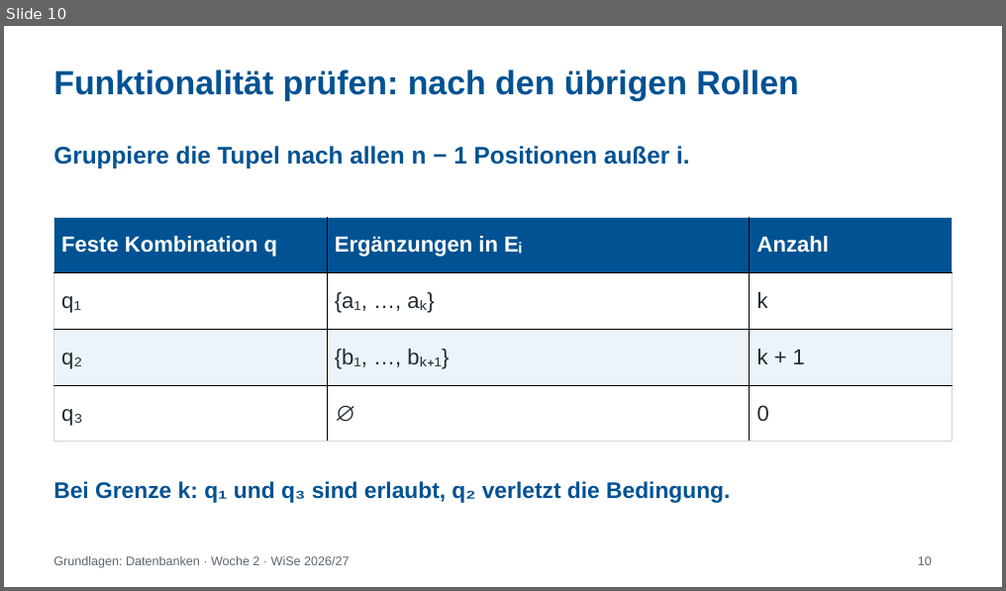
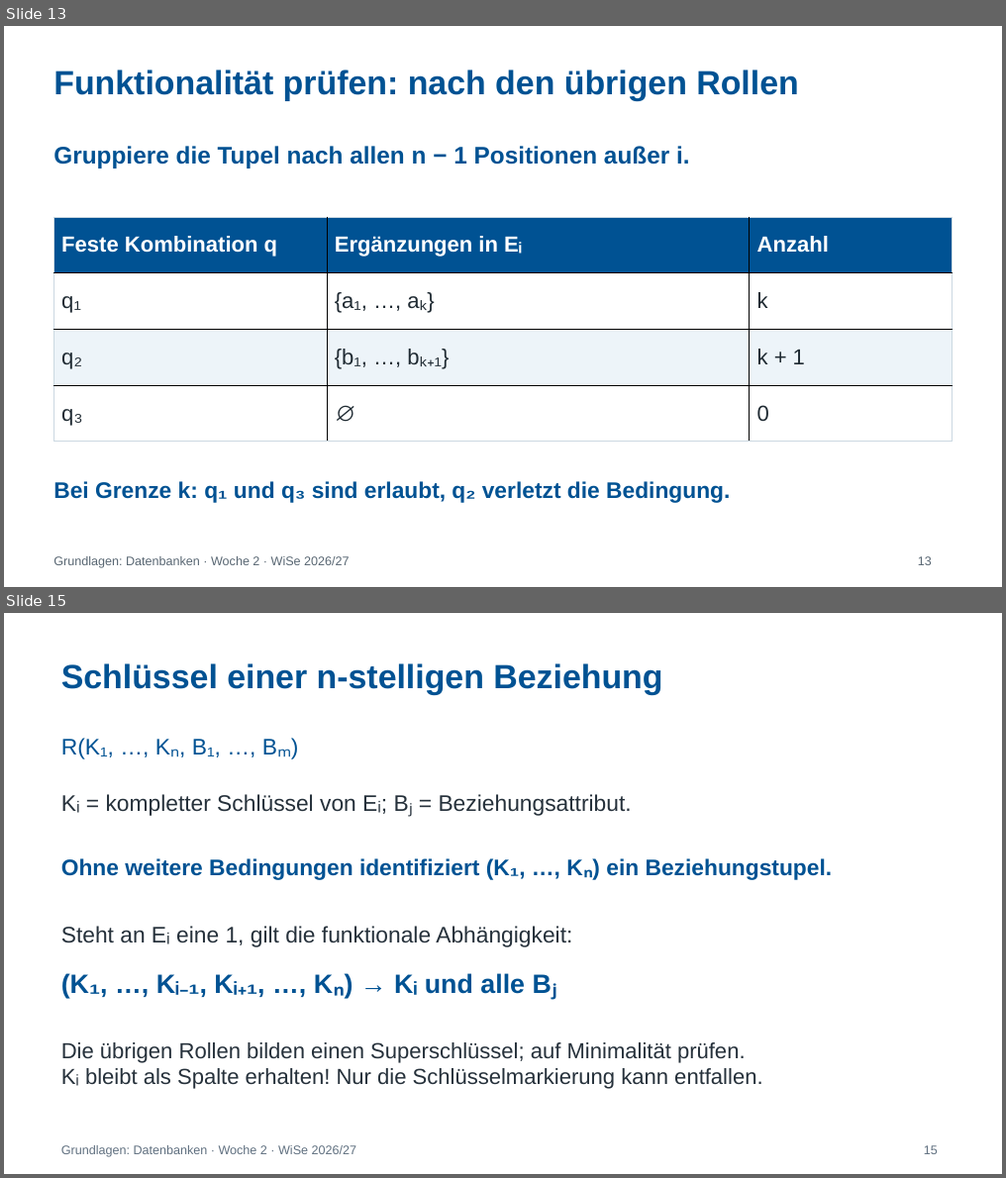
Before and after one commit to IlyaKats2005/GDB_2026-2027_Tutorium, a slide deck: folien/Woche_2_ER_Modell_Kardinalitaeten.pptx. Shown one above the other, each under a label of ours: slide 10 before the commit, slides 13 and 15 after it; the slides between them are not shown. The pictures are 1006x591 and 1006x1178 pixels, drawn with LibreOffice and Linux fonts; fonts in the diff are those of the drawing. Boxes give left, top, right and bottom in pixels: in the first picture for what was removed or moved away, otherwise in the second. Text is boxed around its words. In the diff, an @@ line names an element or a change of style, - is before the commit and + after.

```diff
--- a/folien/Woche_2_ER_Modell_Kardinalitaeten.pptx
+++ b/folien/Woche_2_ER_Modell_Kardinalitaeten.pptx
@@ slide 15 added at [4,613,1002,1174], background #FFFFFF @@
@@ text added at [61,663,662,695], 32.2 pt, text #005293, bold @@
+Schlüssel einer n-stelligen Beziehung
@@ text added at [61,738,221,760], 21.8 pt, text #005293 @@
+R(K₁, …, Kₙ, B₁, …, Bₘ)
@@ text added at [61,794,632,815], 21.8 pt, text #26313B @@
+Kᵢ = kompletter Schlüssel von Eᵢ; Bⱼ = Beziehungsattribut.
@@ text added at [61,859,833,879], 21.8 pt, text #005293, bold @@
+Ohne weitere Bedingungen identifiziert (K₁, …, Kₙ) ein Beziehungstupel.
@@ text added at [61,926,572,948], 21.8 pt, text #26313B @@
+Steht an Eᵢ eine 1, gilt die funktionale Abhängigkeit:
@@ text added at [61,973,525,999], 25.5 pt, text #005293, bold @@
+(K₁, …, Kᵢ₋₁, Kᵢ₊₁, …, Kₙ) → Kᵢ und alle Bⱼ
@@ text added at [61,1043,762,1089], 21 pt, text #26313B @@
+Die übrigen Rollen bilden einen Superschlüssel; auf Minimalität prüfen.
+Kᵢ bleibt als Spalte erhalten! Nur die Schlüsselmarkierung kann entfallen.
@@ text added at [61,1146,356,1157], 12 pt, text #607080 @@
+Grundlagen: Datenbanken · Woche 2 · WiSe 2026/27
@@ text added at [924,1146,938,1155], 12 pt, text #607080 @@
+15
@@ what was slide 10 is now slide 13 @@
@@ slide 13 changed as well @@
@@ text at [918,557,932,566]: text changed @@
-10
+13
```
Also in this commit, not shown: 14 other slides changed, 12 other slides added.
